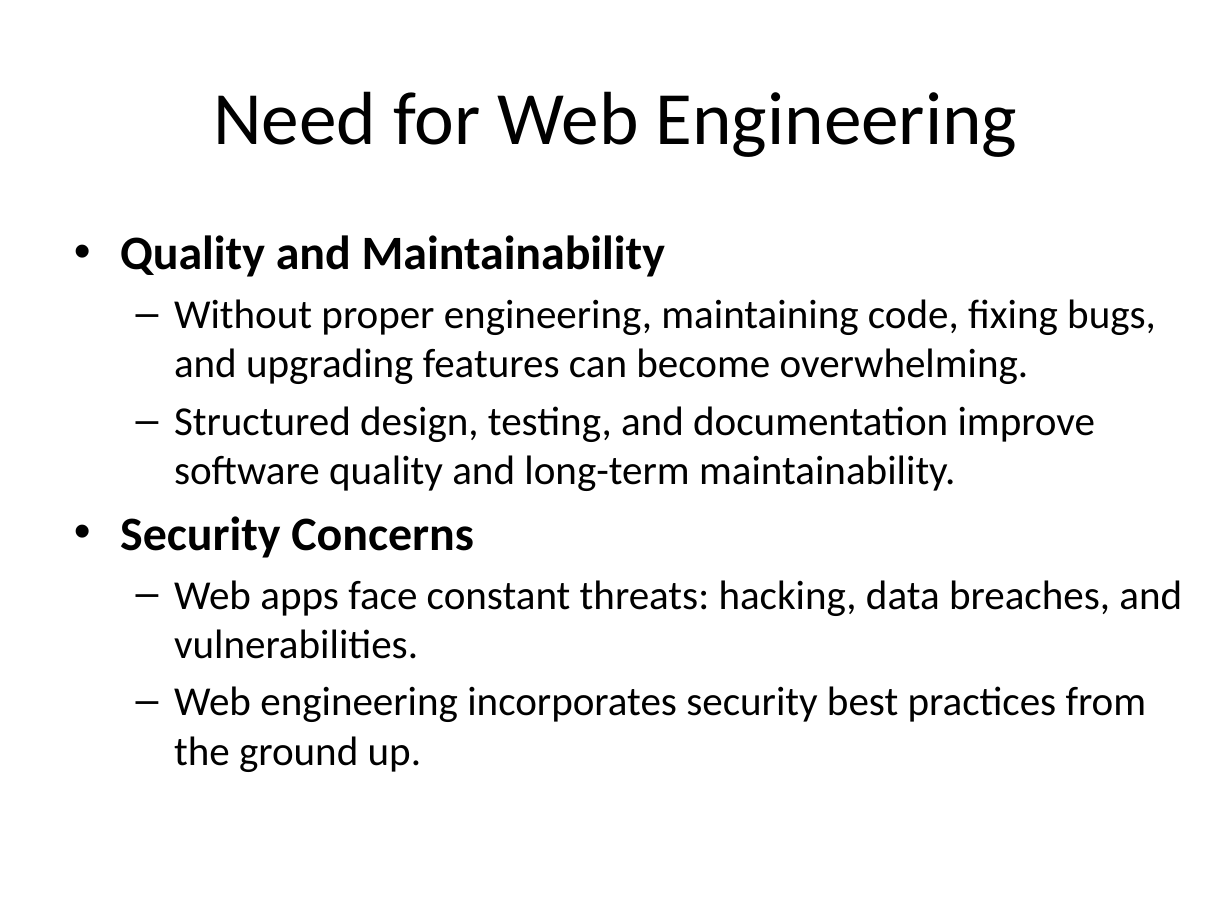
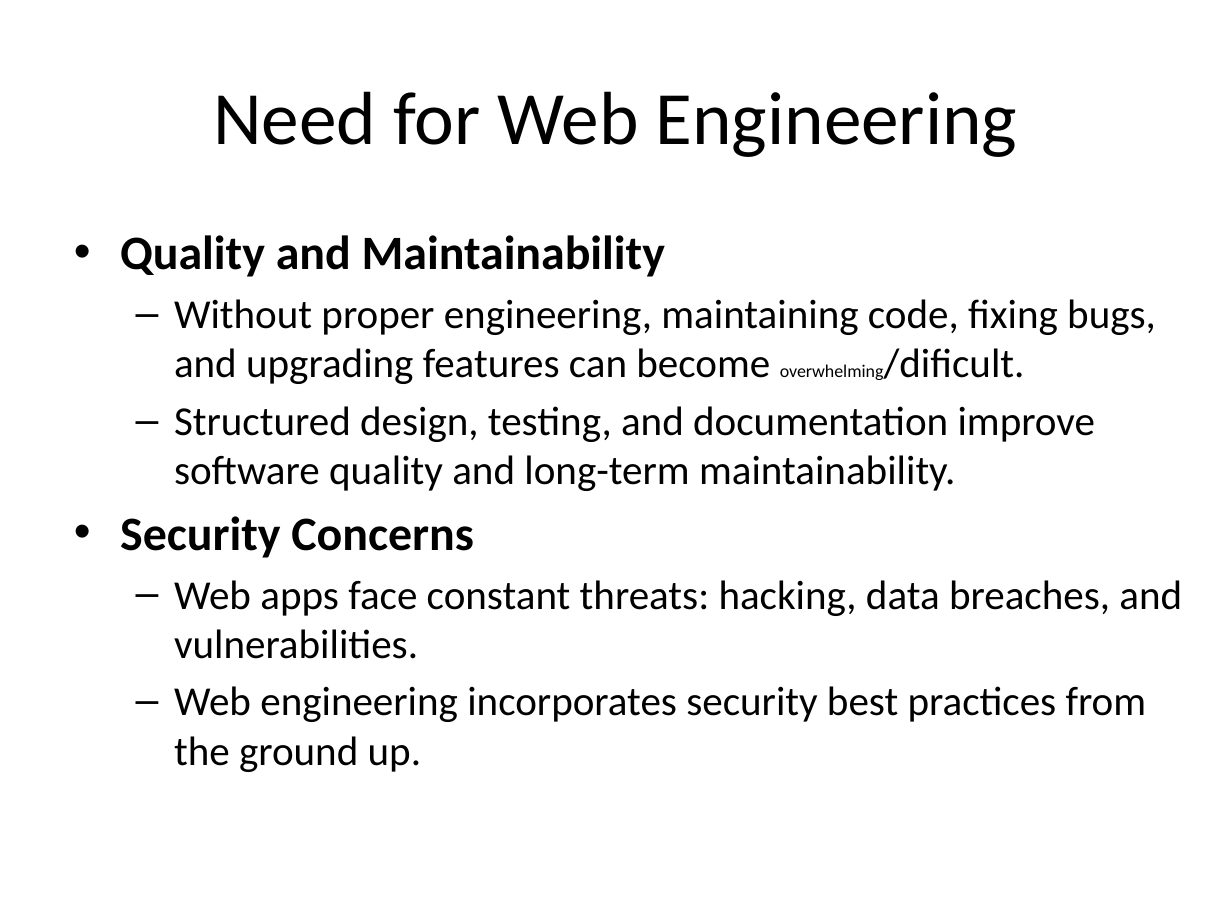
Before and after one commit to alamin20cse/4-1, a slide deck: slide 5 of Web Engineering/CSE 413_ Lec01.pptx. Drawn at 1232x924 pixels with LibreOffice and Linux fonts; fonts in the diff are those of the drawing. Boxes give left, top, right and bottom in pixels: in the first picture for what was removed or moved away, otherwise in the second. Text is boxed around its words. In the diff, an @@ line names an element or a change of style, - is before the commit and + after.

```diff
--- a/Web Engineering/CSE 413_ Lec01.pptx
+++ b/Web Engineering/CSE 413_ Lec01.pptx
@@ text at box(174, 299, 1156, 384): text changed @@
-  – Without proper engineering, maintaining code, fixing bugs, and upgrading features can become overwhelming.
+  – Without proper engineering, maintaining code, fixing bugs, and upgrading features can become overwhelming/dificult.
```
Also in this commit, not shown: 2 other slides changed, 1 slide added, 13 other files.
